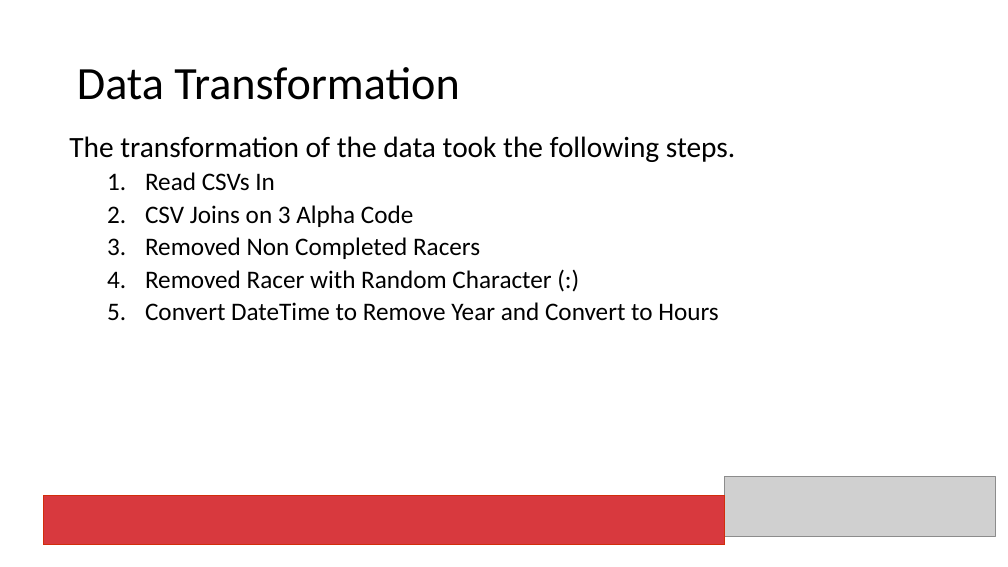
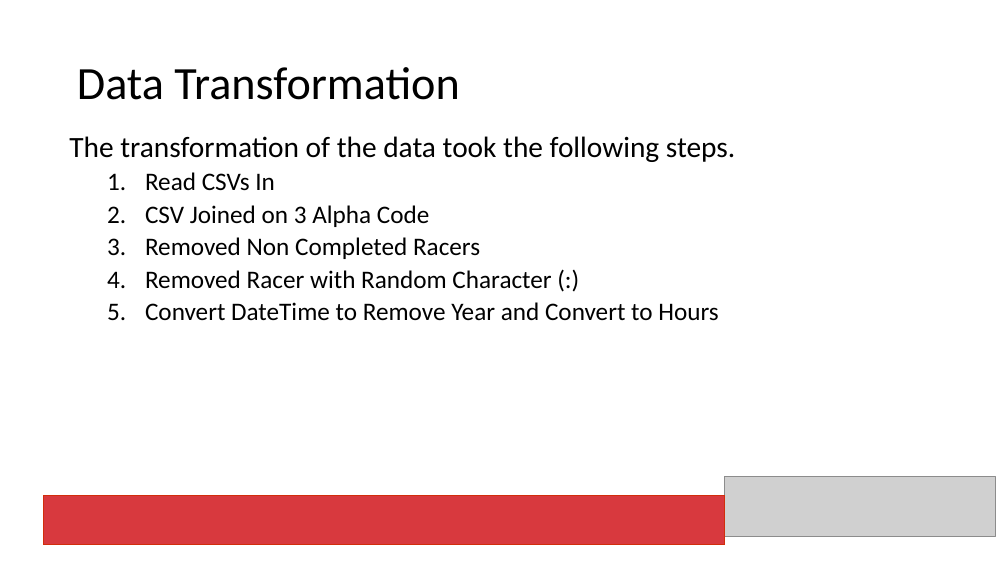
Before and after one commit to rmaher314/Project2, a slide deck: slide 6 of PowerPoint_Presentation.pptx. Drawn at 1008x567 pixels with LibreOffice and Linux fonts; fonts in the diff are those of the drawing; grey boxes stand for pictures. Boxes give left, top, right and bottom in pixels: in the first picture for what was removed or moved away, otherwise in the second. Text is boxed around its words. In the diff, an @@ line names an element or a change of style, - is before the commit and + after.

```diff
--- a/PowerPoint_Presentation.pptx
+++ b/PowerPoint_Presentation.pptx
@@ text at [145,205,429,227]: text changed @@
-  2. CSV Joins on 3 Alpha Code
+  2. CSV Joined on 3 Alpha Code
```
Also in this commit, not shown: 2 other slides changed.
